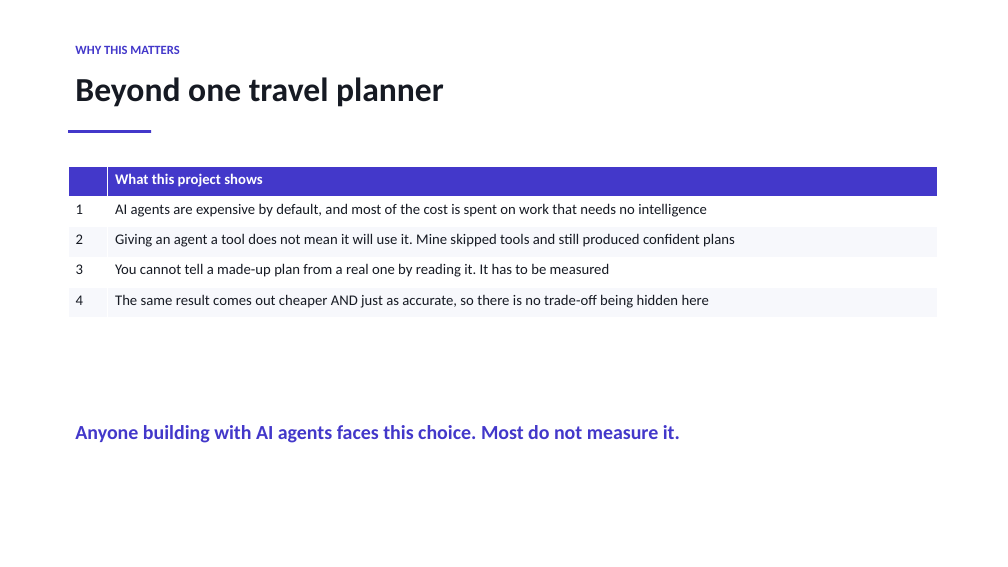
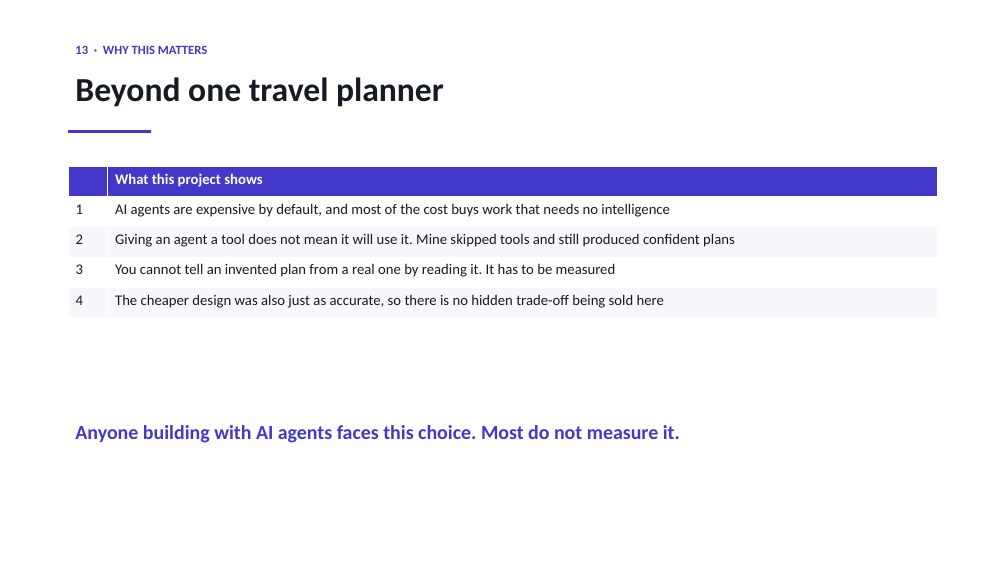
Before and after one commit to sherali143/Trip-Planner, a slide deck: slide 14 of submission/CMP7200_Viva_Presentation.pptx (slide 15 before the commit). Drawn at 1008x567 pixels with LibreOffice and Linux fonts; fonts in the diff are those of the drawing. Boxes give left, top, right and bottom in pixels: in the first picture for what was removed or moved away, otherwise in the second. Text is boxed around its words. In the diff, an @@ line names an element or a change of style, - is before the commit and + after.

Commit message:
Rebuild the viva deck around what a supervisor needs to follow
15 numbered slides, 619 words, 41 a slide. Shorter than before and every slide
now carries one specific thing rather than a general point.

Five slides are new or rebuilt around detail that existed in the project and had
never been shown.

AGENTS AND THEIR TOOLS gives the exact counts per version, read off the code:
the hotel agent held 8 tools and 10 loop steps in B, one tool and three steps in
C, and does not exist in D. Twenty tool slots down to four. That table is the
cost argument in one picture, because every loop step re-sends every tool
description the agent holds.

WHAT THE USER SEES uses a new figure of the web page - the four form groups, the
seven live steps colour-coded by whether they use AI, and the six result tabs.
Drawn rather than screenshotted, because a screenshot is one run at one window
width, and the layout validator checks it at 300 dpi like every other figure.

HOW A TOOL CALL WORKS states the benefit plainly: inputs checked against a schema
before they reach an API, and every reply saved so the same request is never
bought twice.

BUDGET: DIVIDING THE MONEY shows what changes when the traveller says "a luxury
stay" versus "I can compromise", which is the feature the supervisor asked for and
the deck never mentioned.

BUDGET: IS THE TRIP EVEN POSSIBLE shows the refusal with its reasoning - asked
for $800, floor is $837, refused - and every one of those figures is now computed
from the scenario file and the cost model at build time. They were typed when I
first drafted the slide, which is exactly the thing this project spent a
perturbation proof forbidding.

Wording rewritten throughout into what a person would say out loud: "When is AI
worth paying for?", "Could I write this step as ordinary code?", "Use AI where a
step needs thinking. Everywhere else, it is just a bill."

9/9 figures valid, 403 tests, all three documents rebuilt, no API calls.

```diff
--- a/submission/CMP7200_Viva_Presentation.pptx
+++ b/submission/CMP7200_Viva_Presentation.pptx
@@ text at box(75, 45, 207, 54): text changed @@
-WHY THIS MATTERS
+13 · WHY THIS MATTERS
@@ table at box(68, 166, 938, 318) @@
-row 2, column 2: AI agents are expensive by default, and most of the cost is spent on work that needs no intelligence
+row 2, column 2: AI agents are expensive by default, and most of the cost buys work that needs no intelligence
-row 4, column 2: You cannot tell a made-up plan from a real one by reading it. It has to be measured
+row 4, column 2: You cannot tell an invented plan from a real one by reading it. It has to be measured
-row 5, column 2: The same result comes out cheaper AND just as accurate, so there is no trade-off being hidden here
+row 5, column 2: The cheaper design was also just as accurate, so there is no hidden trade-off being sold here
```
Also in this commit, not shown: 9 other slides changed, 5 slides added, 7 slides removed, 5 other files.
